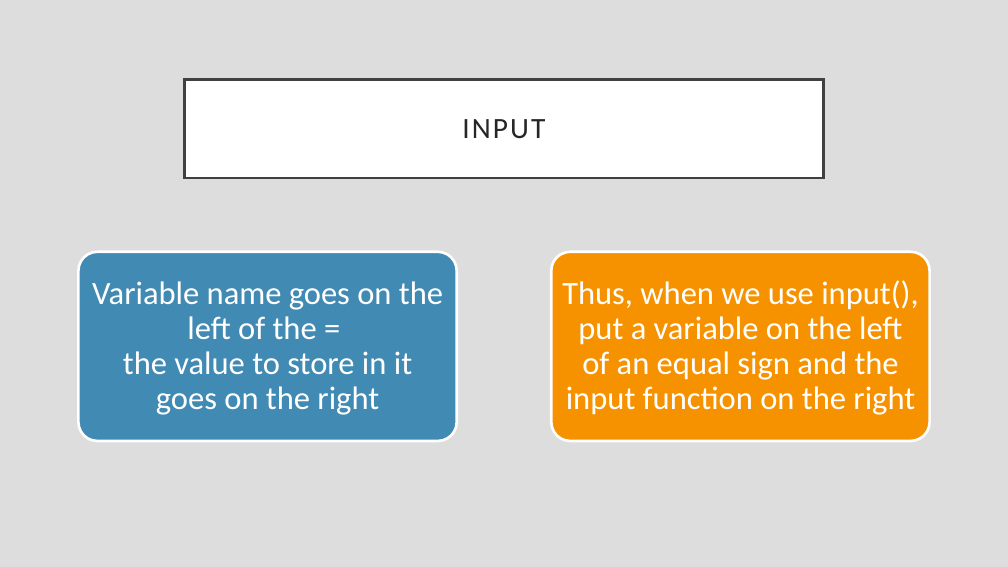
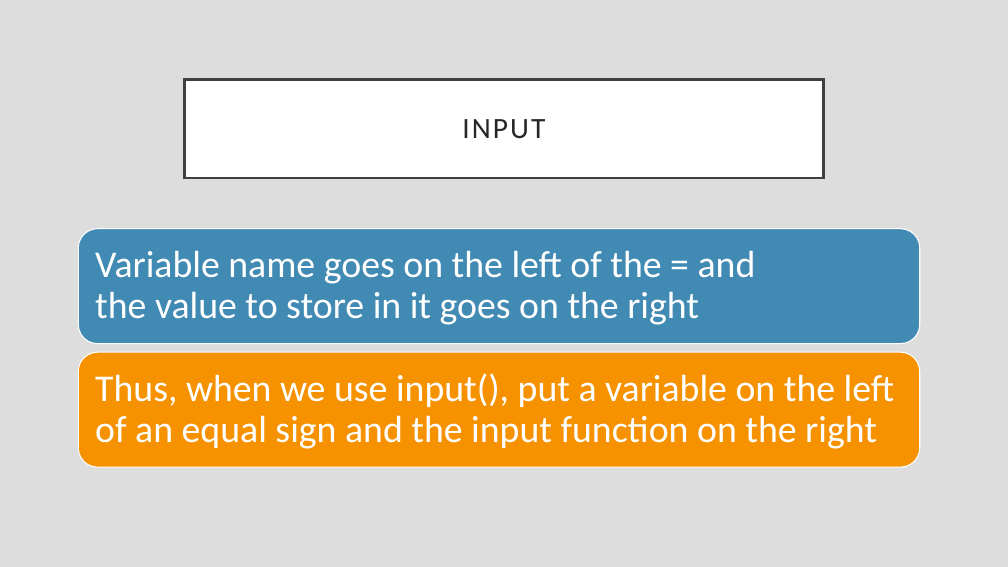
Before and after one commit to rsera/Junior-Knights, a slide deck: slide 41 of Python Day 1 IO.pptx (slide 27 before the commit). Drawn at 1008x567 pixels with LibreOffice and Linux fonts; fonts in the diff are those of the drawing. Boxes give left, top, right and bottom in pixels: in the first picture for what was removed or moved away, otherwise in the second. Text is boxed around its words. In the diff, an @@ line names an element or a change of style, - is before the commit and + after.

```diff
--- a/Python Day 1 IO.pptx
+++ b/Python Day 1 IO.pptx
@@ rounded rectangle added at (79,229,920,344), fill #418AB3, outline #FFFFFF 1 pt @@
@@ rounded rectangle removed at (79,252,457,441) @@
@@ text at (95,250,756,325): text changed; size 31 to 36 pt @@
-Variable name goes on the left of the =
-the value to store in it goes on the right
+Variable name goes on the left of the = and
+the value to store in it goes on the right
@@ rounded rectangle removed at (551,252,929,441) @@
@@ rounded rectangle added at (79,352,920,467), fill #F69200, outline #FFFFFF 1 pt @@
@@ text "Thus, when we use input(), ...": place and size @@
-text "Thus, when we use input(), ..." at (562,280,918,415)
+text "Thus, when we use input(), ..." at (95,373,894,449)
@@ text "Thus, when we use input(), ..." at (95,373,894,449): size 31 to 36 pt; alignment centre to left; more space between paragraphs @@
```
Also in this commit, not shown: 12 other slides changed, 14 slides added.
